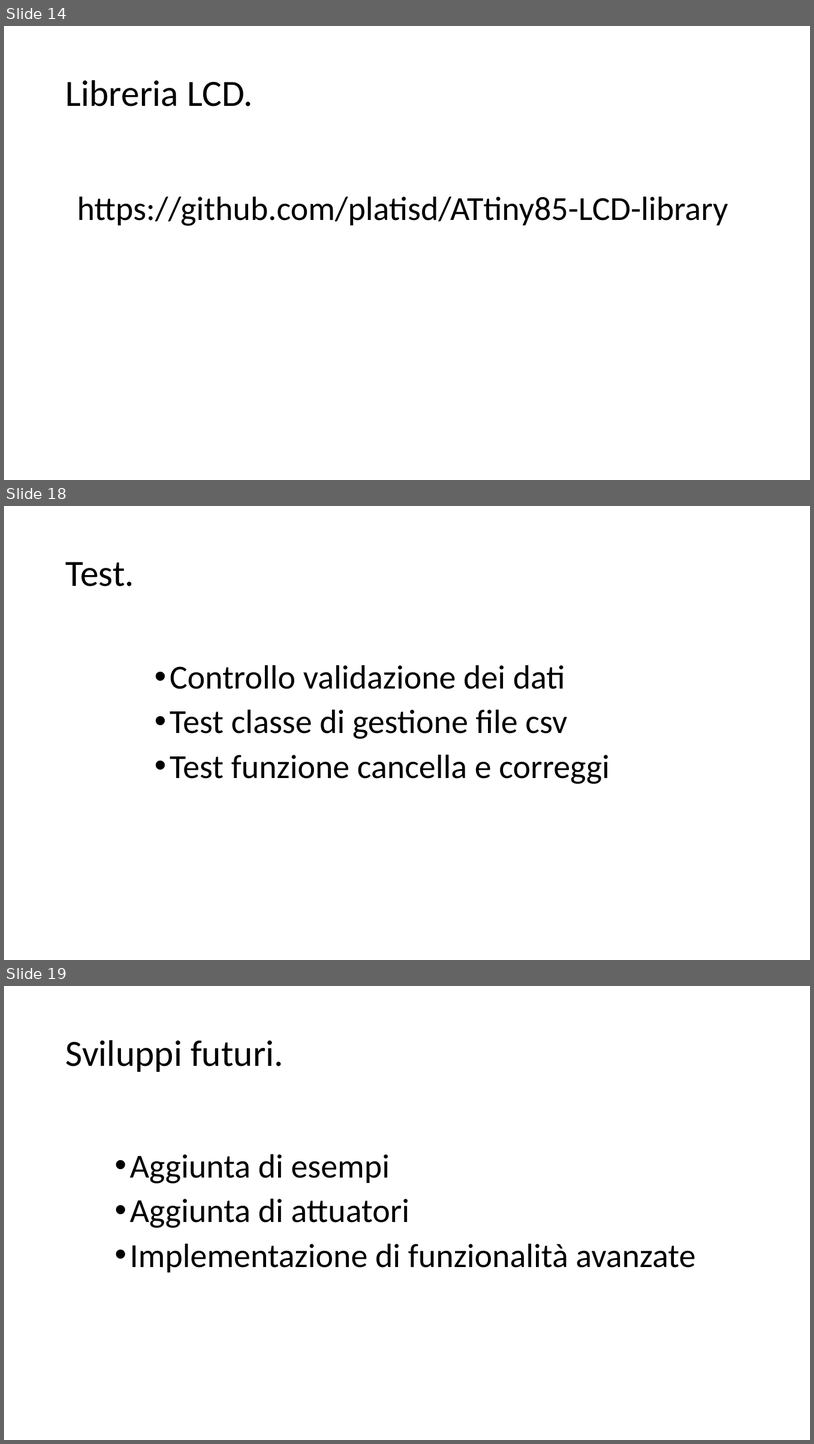
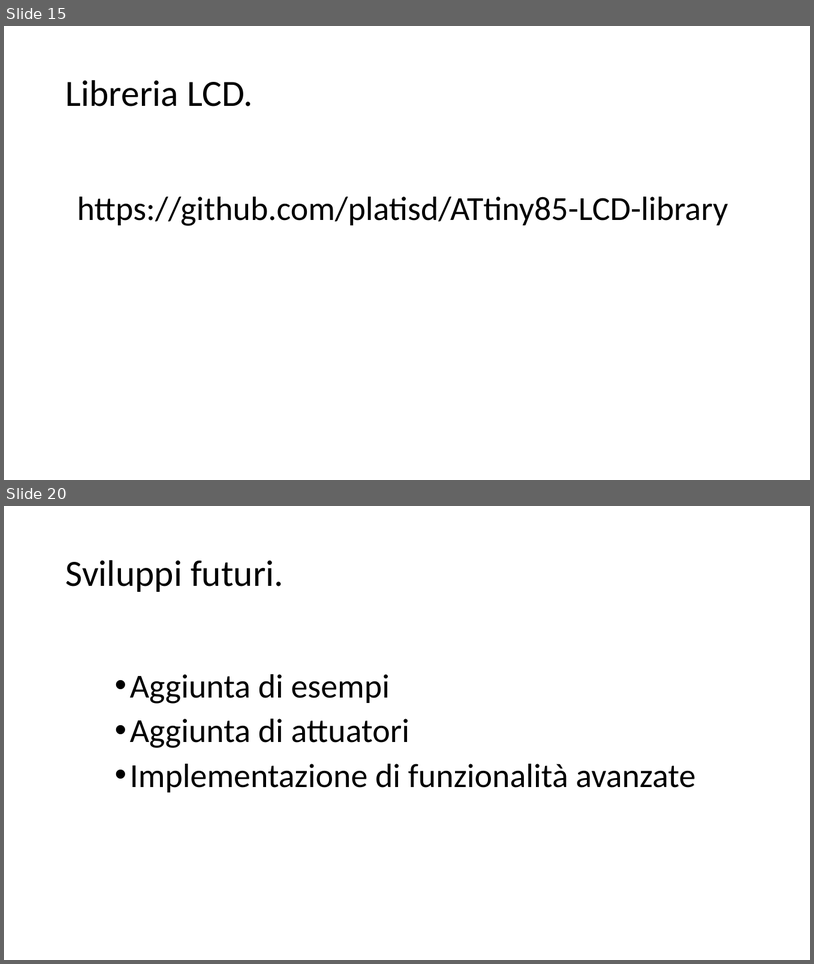
Before and after one commit to filippofinke/actuator-libraries, a slide deck: Presentations/Presentazione.pptx. Shown one above the other, each under a label of ours: slides 14, 18 and 19 before the commit, slides 15 and 20 after it; the slides between them are not shown. The pictures are 814x1444 and 814x964 pixels, drawn with LibreOffice and Linux fonts; fonts in the diff are those of the drawing. Boxes give left, top, right and bottom in pixels: in the first picture for what was removed or moved away, otherwise in the second. Text is boxed around its words. In the diff, an @@ line names an element or a change of style, - is before the commit and + after.

```diff
--- a/Presentations/Presentazione.pptx
+++ b/Presentations/Presentazione.pptx
@@ slide 18 removed at (4,506,810,960), background #FFFFFF @@
@@ title removed at (65,562,134,586) @@
-Test.
@@ text removed at (170,665,610,784) @@
-• Controllo validazione dei dati
-• Test classe di gestione file csv
-• Test funzione cancella e correggi
@@ what was slide 14 is now slide 15 @@
@@ what was slide 19 is now slide 20 @@
```
Also in this commit, not shown: 5 slides changed, 3 slides added, 1 other slide removed.
